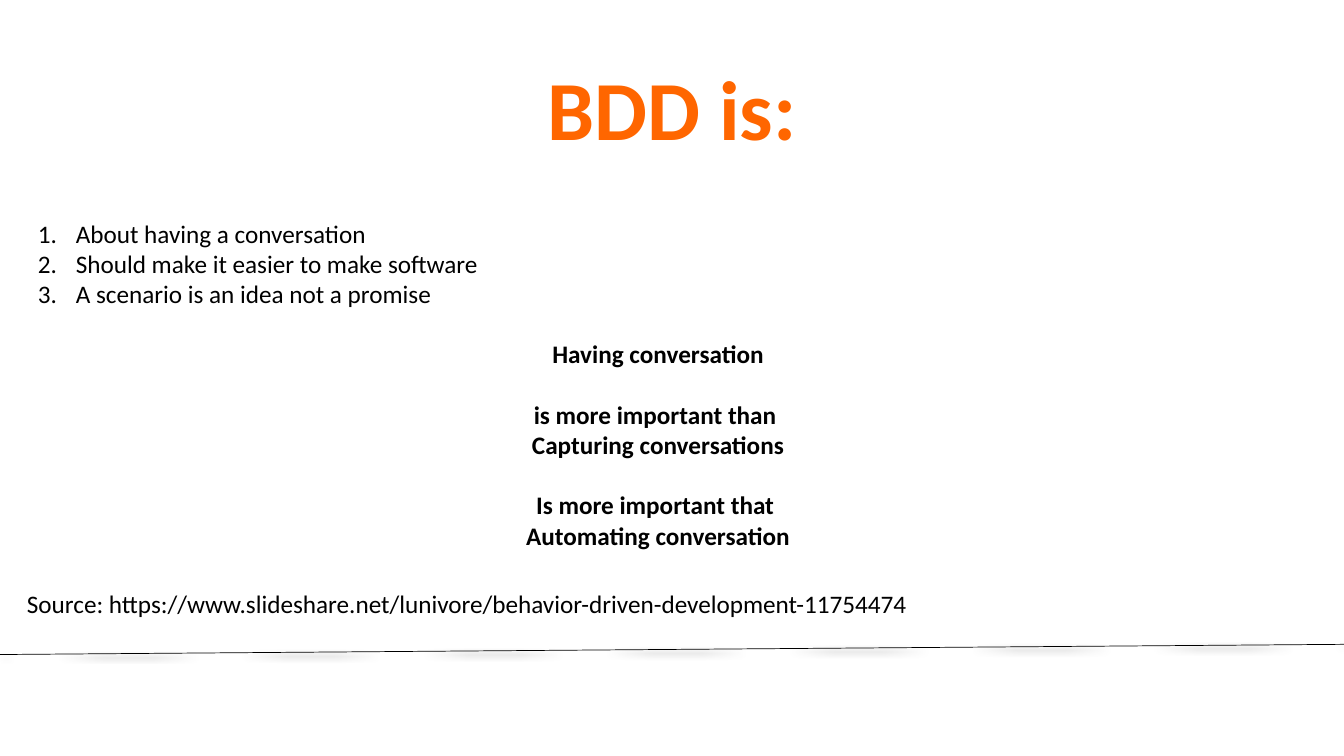
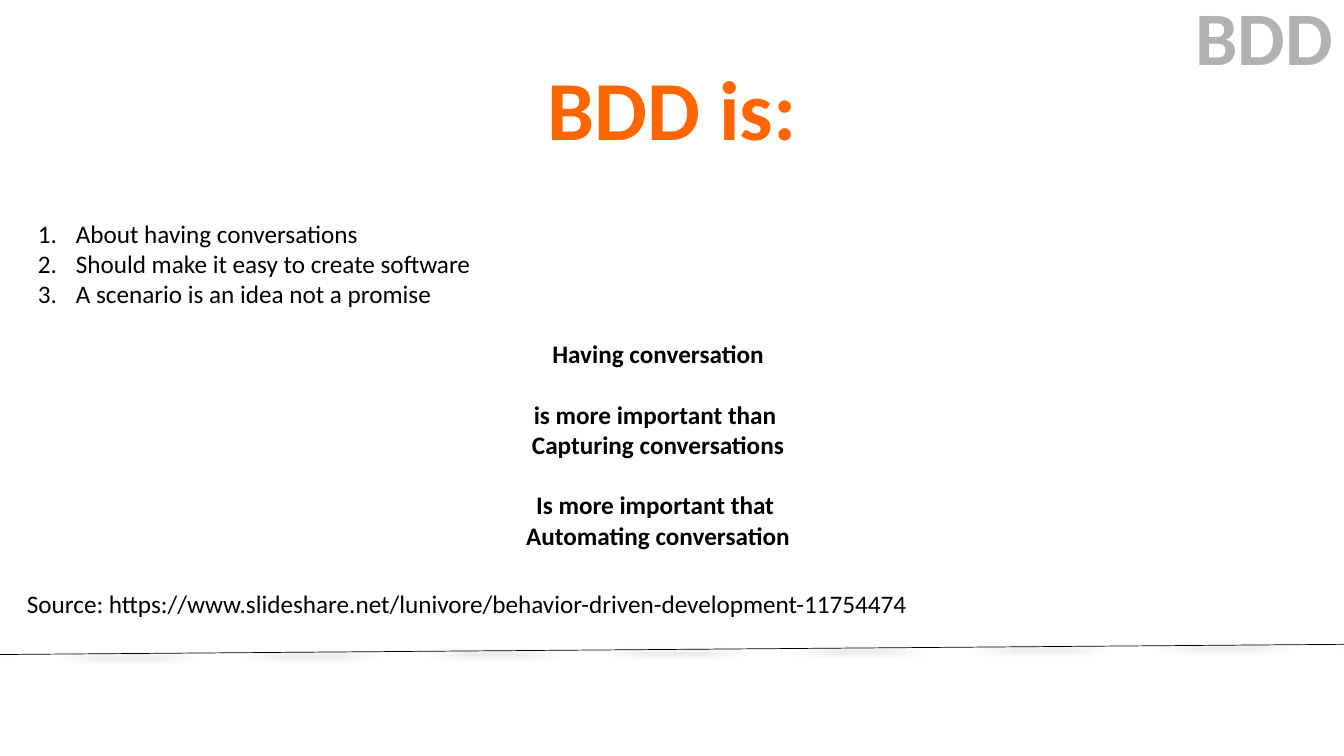
Before and after one commit to kirankoirala/bdd_in_a_nutshell, a slide deck: slide 6 of BDD.pptx. Drawn at 1344x756 pixels with LibreOffice and Linux fonts; fonts in the diff are those of the drawing; background and template pictures are left out. Boxes give left, top, right and bottom in pixels: in the first picture for what was removed or moved away, otherwise in the second. Text is boxed around its words. In the diff, an @@ line names an element or a change of style, - is before the commit and + after.

```diff
--- a/BDD.pptx
+++ b/BDD.pptx
@@ text added at box(1196, 16, 1334, 65), 54 pt, text #B2B2B2, bold @@
+BDD
@@ text at box(76, 225, 470, 277): text changed @@
-1. About having a conversation
-2. Should make it easier to make software
+1. About having conversations
+2. Should make it easy to create software
```
Also in this commit, not shown: 6 other slides changed, 1 slide added, 2 other files.
